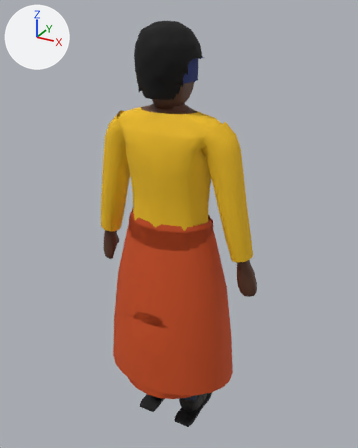
The Blender file blender/chr/chr_homme.blend as it was, and as the next commit left it.
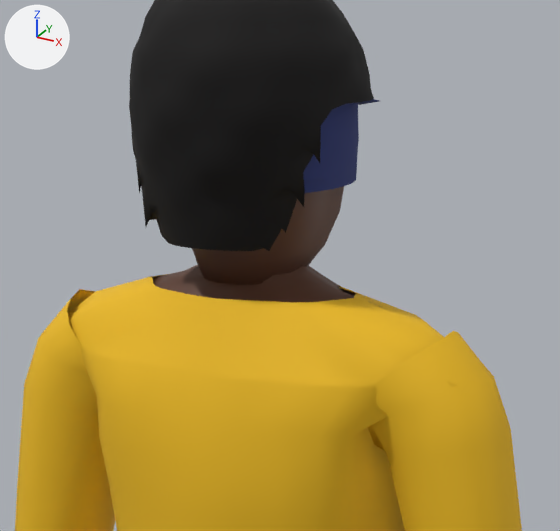
There are two pictures of each version: one whole from a camera (50 mm lens) standing at (0.932, -1.623, 1.79) and looking at (0.01, 0.054, 0.952), one close up on the part from 27% to 71% of the width and 7% to 40% of the height. Lighting does not change. The marker at upper left points along +X, +Y and +Z. The last two pictures show the newer version.

Names of what the first close-up shows: 'chr_afro', 'chr_bonnet', 'chr_corps', 'chr_haut', 'chr_haut_long' and 3 more.
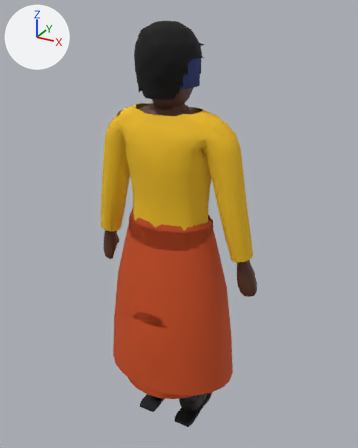
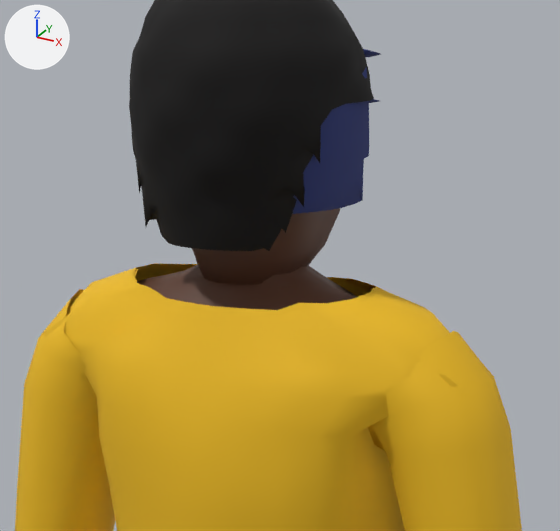
Where the change shows, as pixel boxes [x1, y1, x2, y2] in the close-ups (560 x 531 px; the box of a moved part takes in the faces that stretch with it):
'chr_haut_long', reshaped
    before: [15, 274, 522, 531]
    after: [15, 263, 522, 531]
'chr_casque', added (dark blue)
    after: [292, 67, 369, 214]
'chr_haut', reshaped
    before: [67, 275, 357, 343]
    after: [64, 265, 374, 365]
'chr_casque_visiere', added (mostly hidden)
    after: [363, 49, 381, 57]
part 2 of me_chr_haut_long, moved or reshaped
    before: [38, 274, 461, 457]
    after: [38, 263, 461, 457]
'chr_bonnet', unchanged, covered by the edit
    before: [304, 102, 359, 193]

What changed in the scene script:
```text
Change me_chr_haut:
    used by ob_chr_haut; location = (0.0, 0.0, 0.0)
    remove me_chr_haut.from_pydata(...)  # 548 vertices, 488 faces; spans x -0.3..0.3, y -0.127..0.13, z 0.847..1.437
    add me_chr_haut.from_pydata(...)  # 548 vertices, 488 faces; spans x -0.3..0.3, y -0.127..0.13, z 0.847..1.445
    me_chr_haut part 1: 104 of 548 vertices moved; they spanned x -0.197..0.197, y -0.11..0.109, z 1.342..1.437 and now span x -0.207..0.207, y -0.11..0.108, z 1.335..1.445; mean shift (0.0, 0.001, 0.0); largest move (0.15, 0.08, 1.369) -> (0.117, 0.09, 1.384)
Change me_chr_haut_long:
    used by ob_chr_haut_long; location = (0.0, 0.0, 0.0)
    remove me_chr_haut_long.from_pydata(...)  # 644 vertices, 584 faces; spans x -0.357..0.357, y -0.129..0.132, z 0.847..1.437
    add me_chr_haut_long.from_pydata(...)  # 644 vertices, 584 faces; spans x -0.357..0.357, y -0.129..0.132, z 0.847..1.447
    me_chr_haut_long part 2: 104 of 644 vertices moved; they spanned x -0.197..0.197, y -0.112..0.111, z 1.342..1.437 and now span x -0.207..0.207, y -0.111..0.11, z 1.335..1.447; mean shift (0.0, 0.001, 0.0); largest move (0.151, 0.08, 1.369) -> (0.119, 0.092, 1.384)
Add me_chr_casque_visiere:
    me_chr_casque_visiere.from_pydata(...)  # 20 vertices, 12 faces; spans x -0.085..0.085, y 0.085..0.125, z 1.654..1.67
    me_chr_casque_visiere.polygons.foreach_set('use_smooth', [True] * 12)
    me_chr_casque_visiere.materials.append(mat_chr_casquette)  # dark blue #263373
Add me_chr_casque:
    me_chr_casque.from_pydata(...)  # 713 vertices, 661 faces; spans x -0.116..0.116, y -0.134..0.111, z 1.525..1.738
    me_chr_casque.polygons.foreach_set('use_smooth', [True] * 661)
    me_chr_casque.materials.append(mat_chr_casquette)  # dark blue #263373
Add ob_chr_casque_visiere:
    ob_chr_casque_visiere = bpy.data.objects.new('chr_casque_visiere', me_chr_casque_visiere)
    ob_chr_casque_visiere.location = (0.0, 0.0, 0.0)
Add ob_chr_casque:
    ob_chr_casque = bpy.data.objects.new('chr_casque', me_chr_casque)
    ob_chr_casque.location = (0.0, 0.0, 0.0)
```
